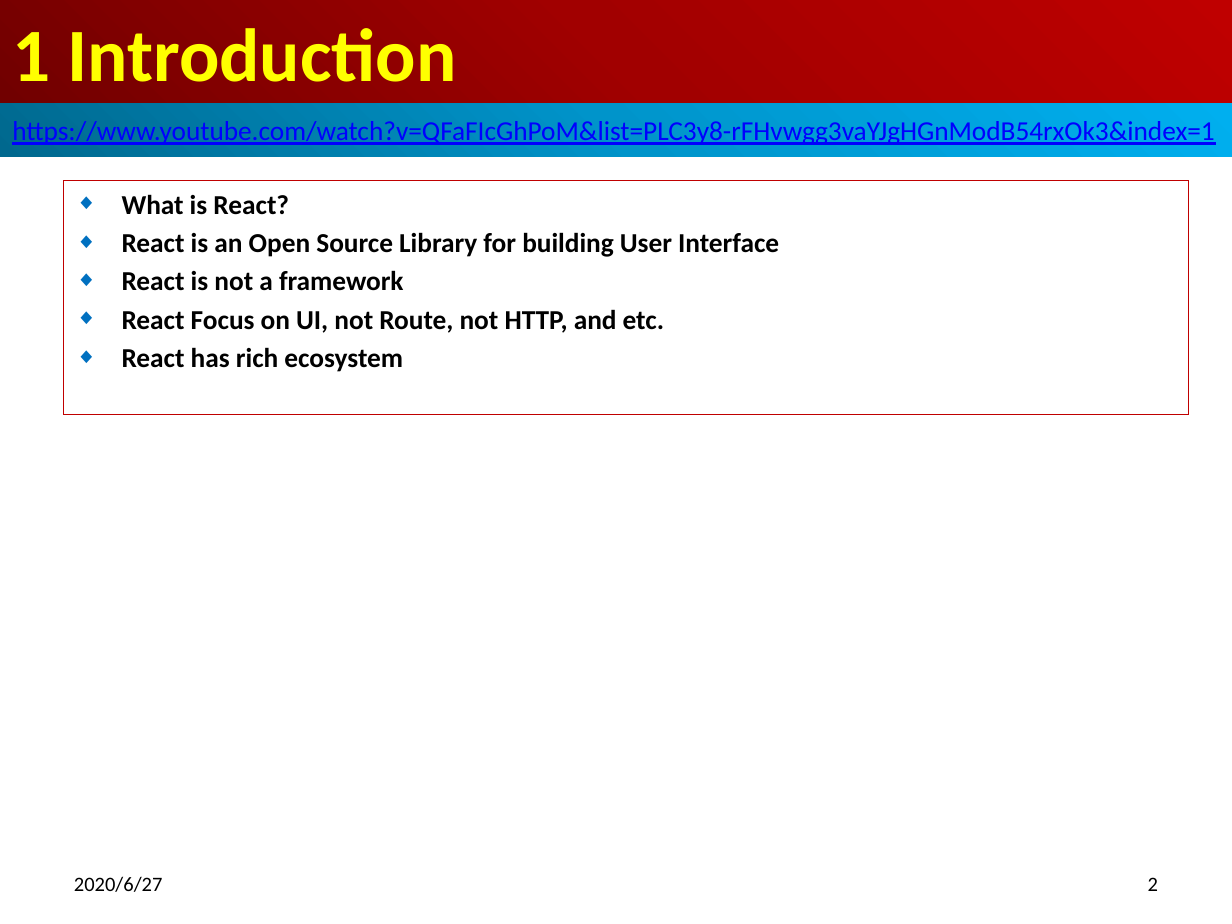
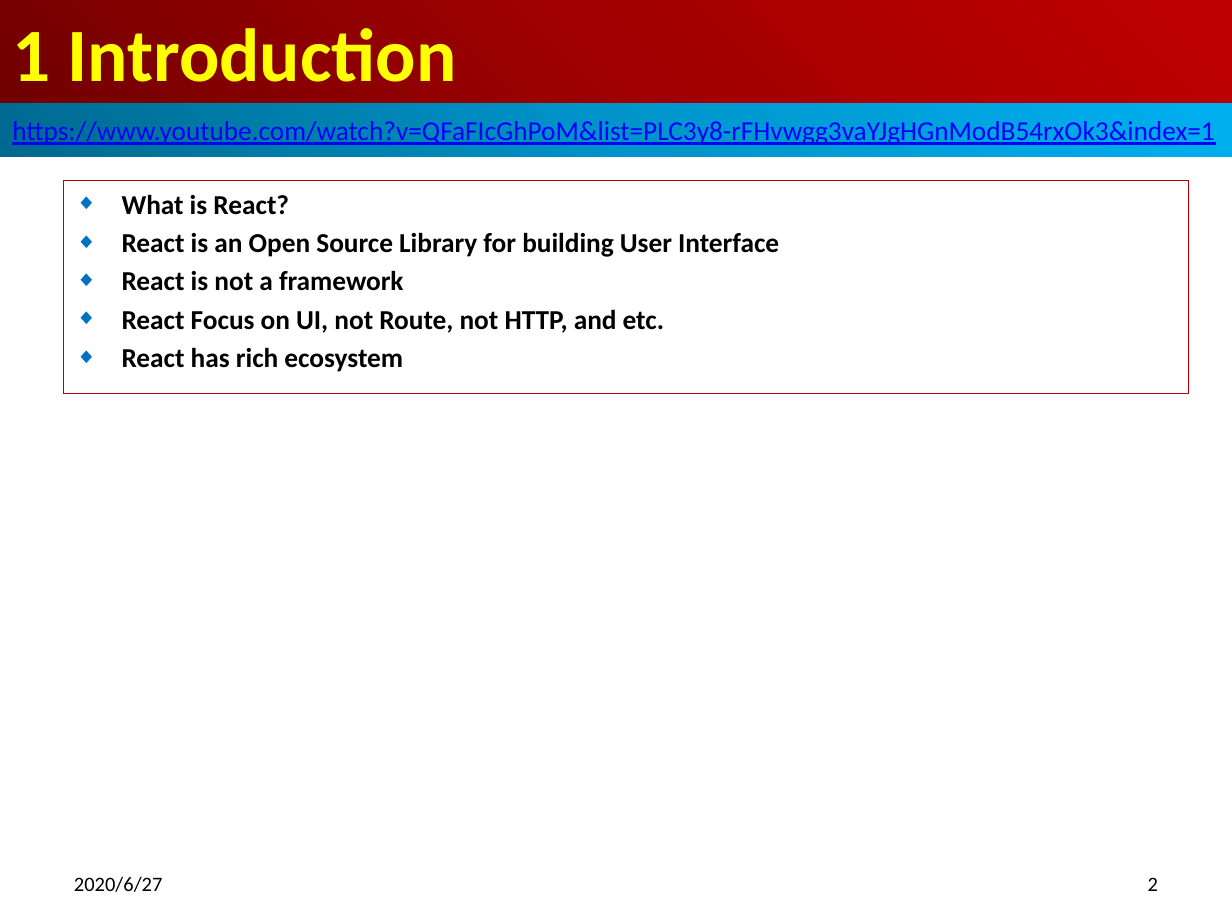
Before and after one commit to peterhchen/800-React-Hook, a slide deck: slide 2 of 01_Intro.pptx. Drawn at 1232x924 pixels with LibreOffice and Linux fonts; fonts in the diff are those of the drawing. Boxes give left, top, right and bottom in pixels: in the first picture for what was removed or moved away, otherwise in the second. Text is boxed around its words. In the diff, an @@ line names an element or a change of style, - is before the commit and + after.

```diff
--- a/01_Intro.pptx
+++ b/01_Intro.pptx
@@ subtitle "What is React?": place and size @@
-subtitle "What is React?" at (63,181,1188,415)
+subtitle "What is React?" at (63,181,1188,394)
```
Also in this commit, not shown: 2 slides added.
